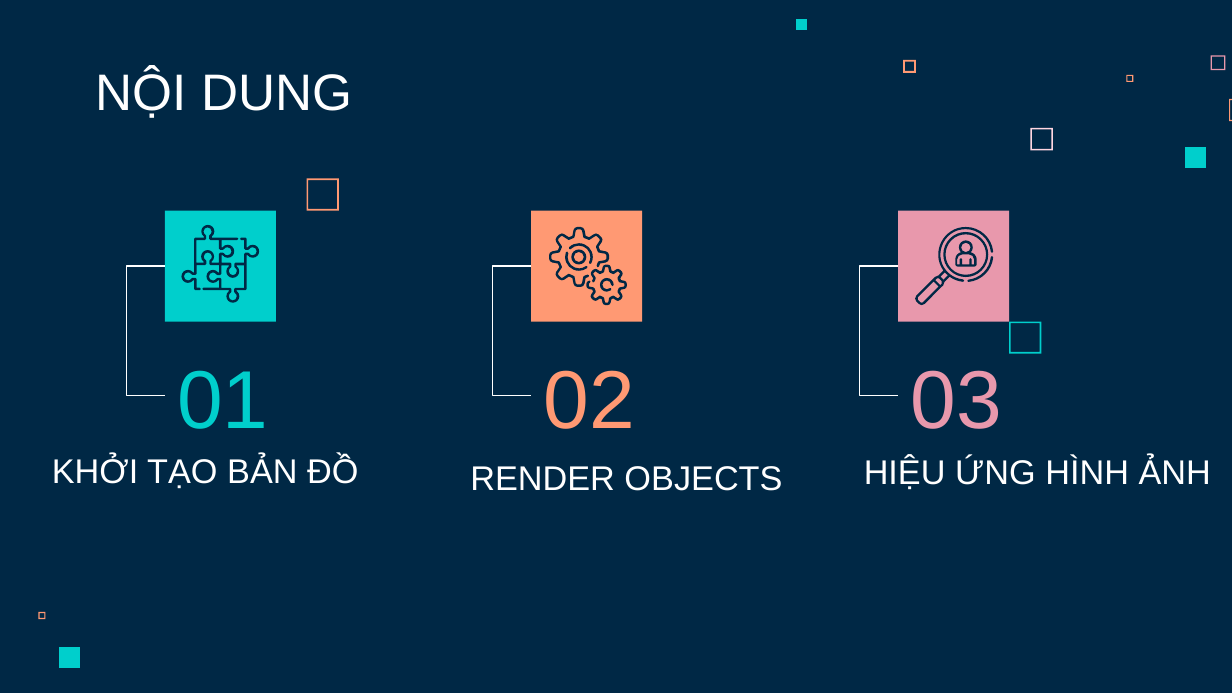
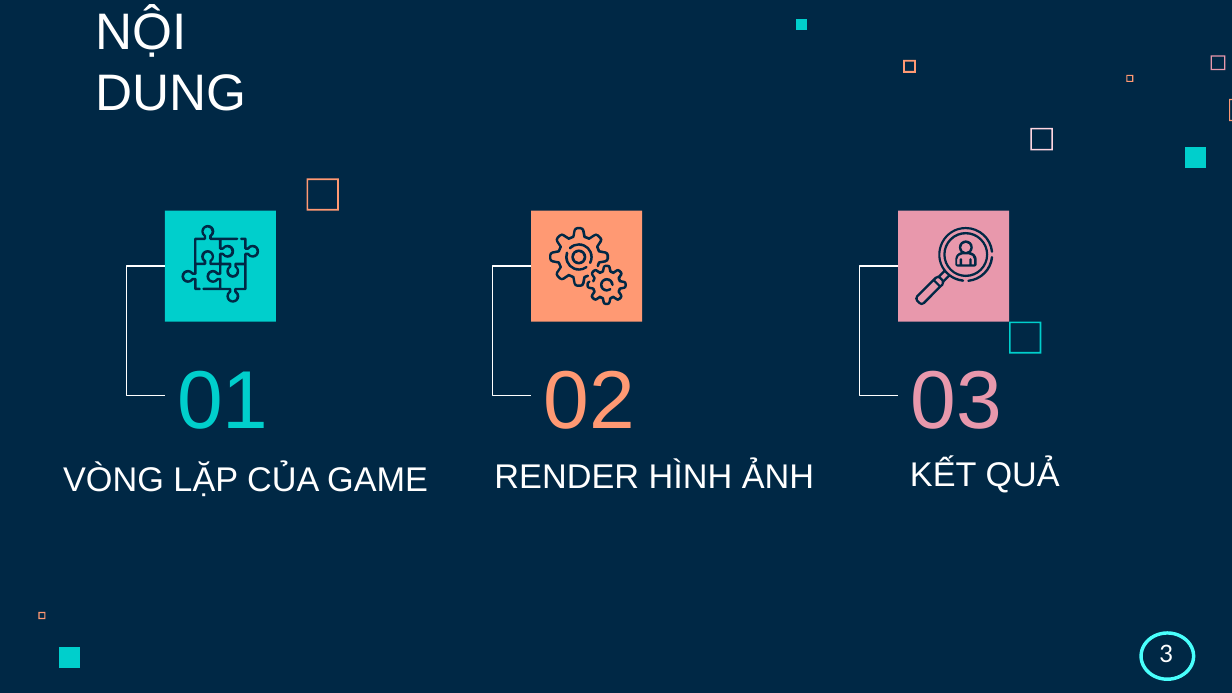
Before and after one commit to quang-pth/zelda-clone-pygame, a slide deck: slide 3 of slide-bao-cao.pptx. Drawn at 1232x693 pixels with LibreOffice and Linux fonts; fonts in the diff are those of the drawing. Boxes give left, top, right and bottom in pixels: in the first picture for what was removed or moved away, otherwise in the second. Text is boxed around its words. In the diff, an @@ line names an element or a change of style, - is before the commit and + after.

```diff
--- a/slide-bao-cao.pptx
+++ b/slide-bao-cao.pptx
@@ title "NỘI DUNG" rewrapped from [96,69,352,118] to [96,8,247,111] @@
@@ title removed at [52,456,358,489] @@
-KHỞI TẠO BẢN ĐỒ
@@ title added at [63,463,428,497], 20 pt, text #FFFFFF @@
+VÒNG LẶP CỦA GAME
@@ title at [494,461,814,488]: text changed @@
-RENDER OBJECTS
+RENDER HÌNH ẢNH
@@ title removed at [864,457,1211,490] @@
-HIỆU ỨNG HÌNH ẢNH
@@ title added at [910,459,1060,493], 20 pt, text #FFFFFF @@
+KẾT QUẢ
@@ ellipse added at [1141,633,1194,680], fill #002845, outline #49FFFC 2 pt @@
@@ text added at [1159,644,1173,662], 14 pt, text #FFFFFF @@
+3
```
Also in this commit, not shown: 4 other slides changed, 4 slides added, 2 slides removed.
